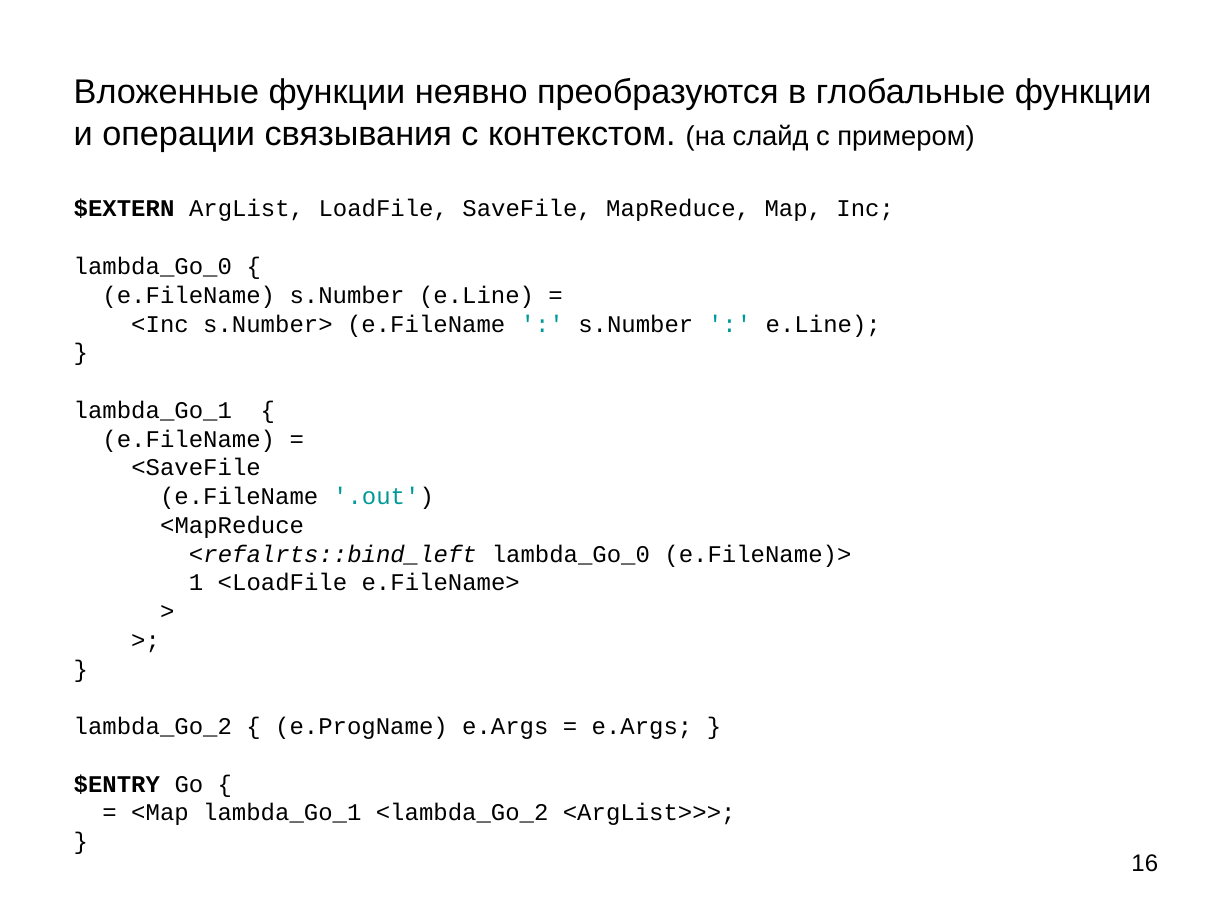
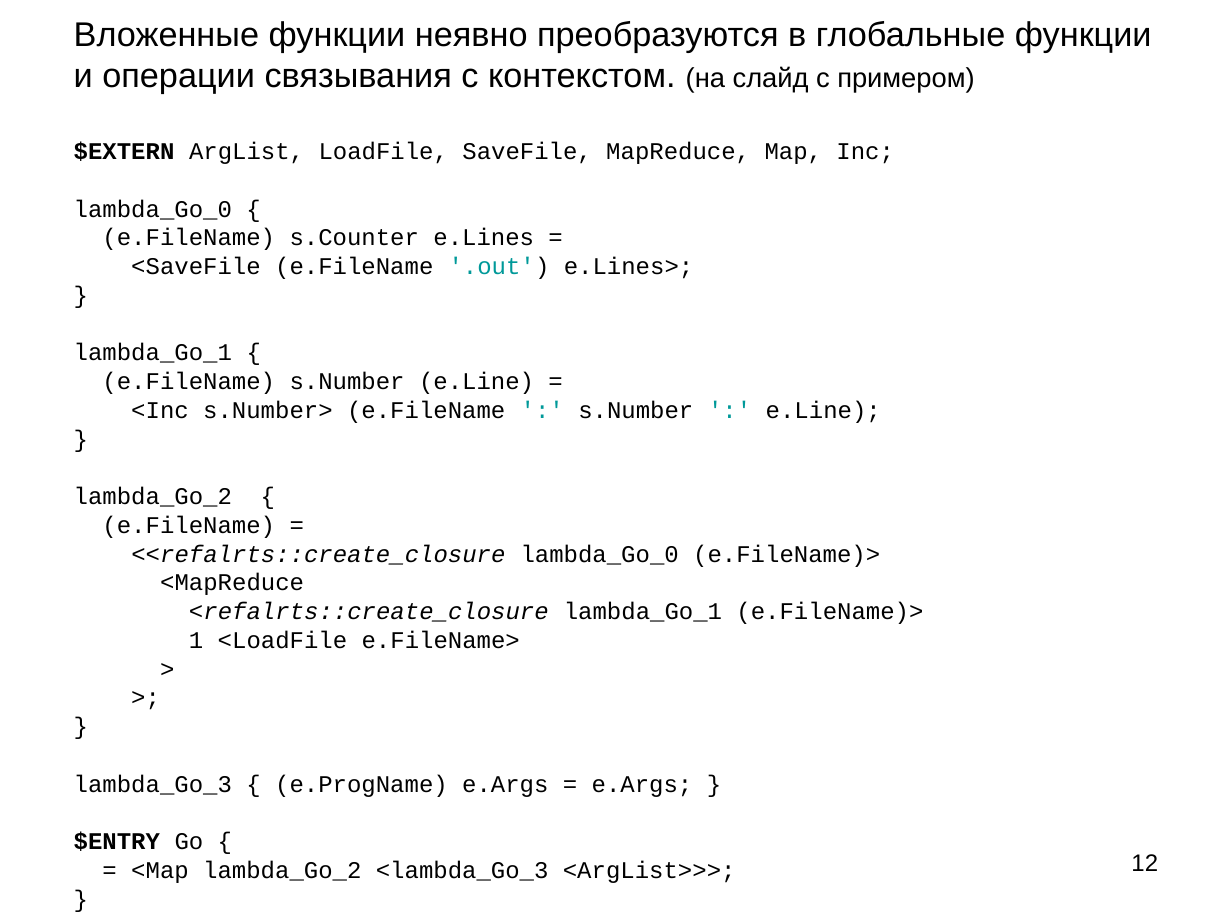
Before and after one commit to Mazdaywik/Refal-05, a slide deck: slide 12 of doc/Компилятор Простого Рефала.ppt (slide 16 before the commit). Drawn at 1232x924 pixels with LibreOffice and Linux fonts; fonts in the diff are those of the drawing. Boxes give left, top, right and bottom in pixels: in the first picture for what was removed or moved away, otherwise in the second. Text is boxed around its words. In the diff, an @@ line names an element or a change of style, - is before the commit and + after.

```diff
--- a/doc/Компилятор Простого Рефала.ppt
+++ b/doc/Компилятор Простого Рефала.ppt
@@ title at <box>74,21,1152,883</box>: text changed @@
-Вложенные функции неявно преобразуются в глобальные функции и операции связывания с контекстом. (на слайд с примером)
-$EXTERN ArgList, LoadFile, SaveFile, MapReduce, Map, Inc;
-lambda_Go_0 {
-(e.FileName) s.Number (e.Line) =
-<Inc s.Number> (e.FileName ':' s.Number ':' e.Line);
-}
-lambda_Go_1 {
-(e.FileName) =
-<SaveFile
-(e.FileName '.out')
-<MapReduce
-<refalrts::bind_left lambda_Go_0 (e.FileName)>
-1 <LoadFile e.FileName>
->
->;
-}
-lambda_Go_2 { (e.ProgName) e.Args = e.Args; }
-$ENTRY Go {
-= <Map lambda_Go_1 <lambda_Go_2 <ArgList>>>;
-}
+Вложенные функции неявно преобразуются в глобальные функции и операции связывания с контекстом. (на слайд с примером)
+$EXTERN ArgList, LoadFile, SaveFile, MapReduce, Map, Inc;
+lambda_Go_0 {
+(e.FileName) s.Counter e.Lines =
+<SaveFile (e.FileName '.out') e.Lines>;
+}
+lambda_Go_1 {
+(e.FileName) s.Number (e.Line) =
+<Inc s.Number> (e.FileName ':' s.Number ':' e.Line);
+}
+lambda_Go_2 {
+(e.FileName) =
+<<refalrts::create_closure lambda_Go_0 (e.FileName)>
+<MapReduce
+<refalrts::create_closure lambda_Go_1 (e.FileName)>
+1 <LoadFile e.FileName>
+>
+>;
+}
+lambda_Go_3 { (e.ProgName) e.Args = e.Args; }
+$ENTRY Go {
+= <Map lambda_Go_2 <lambda_Go_3 <ArgList>>>;
+}
@@ page number at <box>1131,854,1158,871</box>: text changed @@
-16
+12
```
Also in this commit, not shown: 8 other slides changed, 7 slides added, 3 slides removed, 6 other files.
